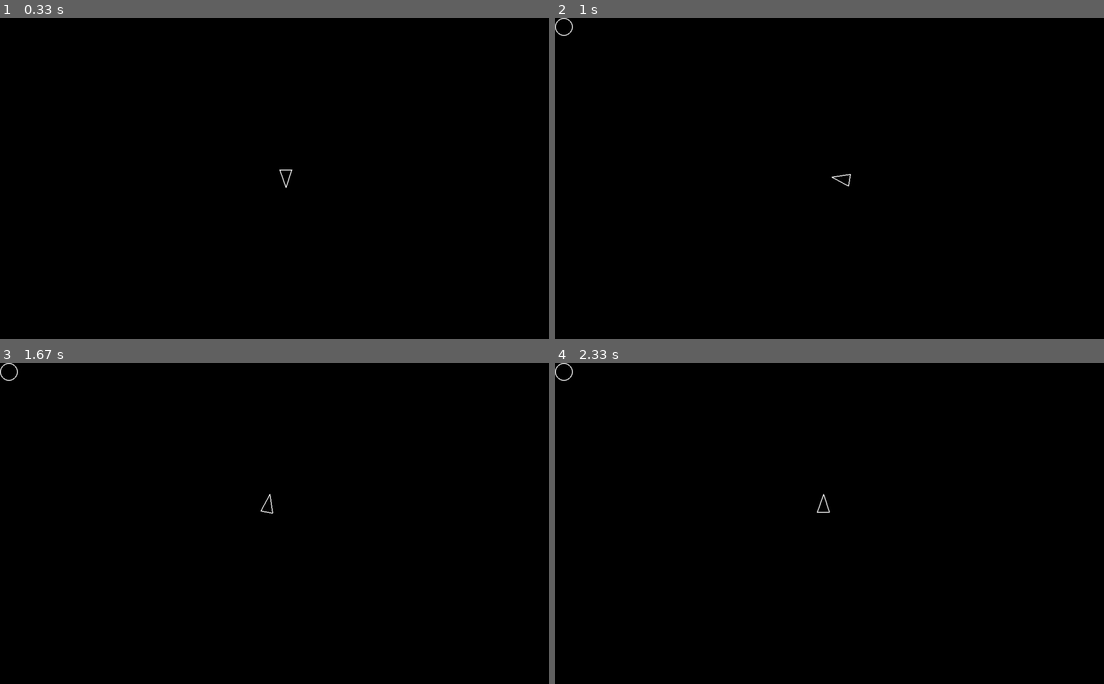
Above: before the commit, frames 1-4 (two rows, left to right).
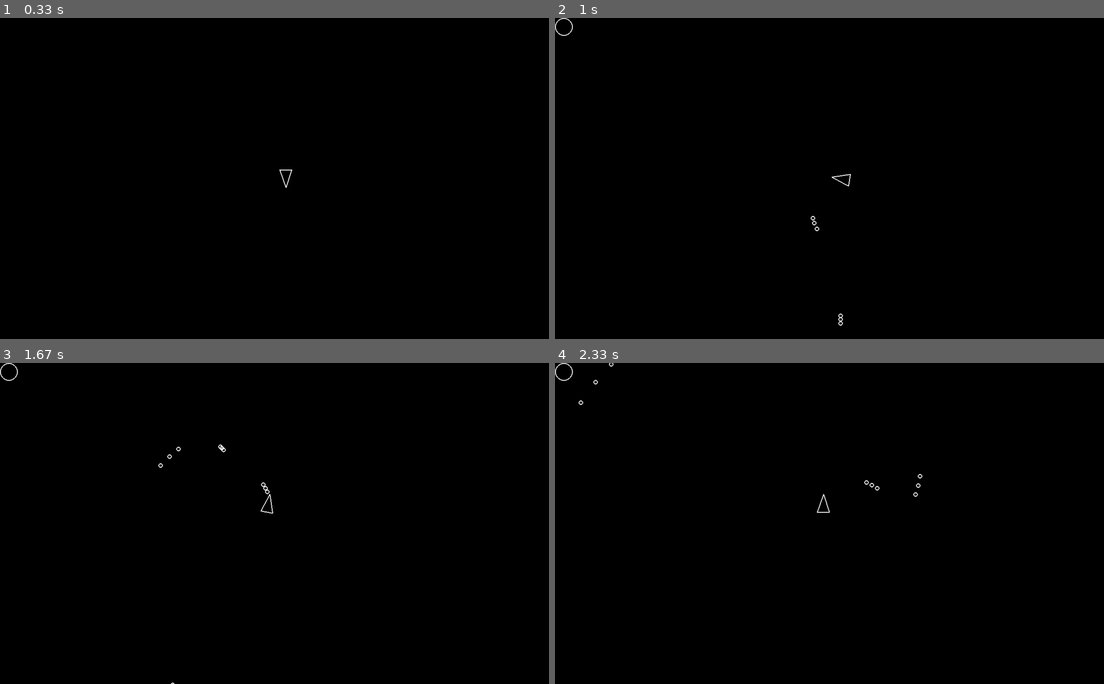
Above: after the commit, the same moments.

Repository: tristanmarsh/asteroids-pygame
Game: pygame game, started from main.py
Same seed, same stepped clock (60 frames per second), same inputs: the game is played once before the commit and once after it.
Inputs:
- Up to frame 1 (0.33 s): no input
- Up to frame 2 (1 s): tap Space at 0.33, 0.73 s; hold Right from 0.67 s (still down)
- Up to frame 3 (1.67 s): tap Space at 1.03, 1.23, 1.57 s; release Right at 1.13 s; hold Up 1.17-1.47 s; hold Right from 1.5 s (still down)
- Up to frame 4 (2.33 s): tap Space at 1.87, 2.07 s; release Right at 1.97 s; hold Left from 2 s (still down)

Frame 1 is identical in both runs. In frame 2, less than 0.1% of the frame differs, in the area x 46-53%, y 61-96%; in frame 3, less than 0.1%; in frame 4, less than 0.1%, in the area x 4-67%, y 0-42%.

Commit message:
fire bullets

Diff:
--- a/constants.py
+++ b/constants.py
@@ -1,11 +1,15 @@
 SCREEN_WIDTH = 1280
 SCREEN_HEIGHT = 720
+LINE_WIDTH = 2
+# Player
 PLAYER_RADIUS = 20
-LINE_WIDTH = 2
 PLAYER_TURN_SPEED = 300
 PLAYER_SPEED = 200
+PLAYER_SHOOT_SPEED = 500
 # Asteroids
 ASTEROID_MIN_RADIUS = 20
 ASTEROID_KINDS = 3
 ASTEROID_SPAWN_RATE_SECONDS = 0.8
 ASTEROID_MAX_RADIUS = ASTEROID_MIN_RADIUS * ASTEROID_KINDS
+# Shot
+SHOT_RADIUS = 5
--- a/main.py
+++ b/main.py
@@ -3,6 +3,7 @@
 from constants import SCREEN_HEIGHT, SCREEN_WIDTH
 from logger import log_state, log_event
 from player import Player
+from shot import Shot
 from asteroidfield import AsteroidField
 from asteroid import Asteroid
 
@@ -21,10 +22,14 @@
     updatable = pygame.sprite.Group()
     drawable = pygame.sprite.Group()
     asteroids = pygame.sprite.Group()
+    shots = pygame.sprite.Group()
 
     # player
     Player.containers = (updatable, drawable)
     player = Player(SCREEN_WIDTH / 2, SCREEN_HEIGHT / 2)
+
+    # shots
+    Shot.containers = (shots, updatable, drawable)
 
     # asteroid
     Asteroid.containers = (asteroids, updatable, drawable)
--- a/player.py
+++ b/player.py
@@ -1,6 +1,13 @@
 from circleshape import CircleShape
-from constants import PLAYER_RADIUS, LINE_WIDTH, PLAYER_TURN_SPEED, PLAYER_SPEED
+from constants import (
+    PLAYER_RADIUS,
+    LINE_WIDTH,
+    PLAYER_TURN_SPEED,
+    PLAYER_SPEED,
+    PLAYER_SHOOT_SPEED,
+)
 import pygame
+from shot import Shot
 
 
 class Player(CircleShape):
@@ -37,8 +44,19 @@
         if keys[pygame.K_s] or keys[pygame.K_DOWN]:
             self.move(-dt)
 
+        if keys[pygame.K_SPACE]:
+            self.shoot()
+
     def move(self, dt):
         unit_vector = pygame.Vector2(0, 1)
         rotated_vector = unit_vector.rotate(self.rotation)
         rotated_with_speed_vector = rotated_vector * PLAYER_SPEED * dt
         self.position += rotated_with_speed_vector
+
+    def shoot(self):
+        shot = Shot(
+            self.position.x,
+            self.position.y,
+            self.rotation,
+            self.velocity,
+        )
--- /dev/null
+++ b/shot.py
@@ -0,0 +1,20 @@
+from circleshape import CircleShape
+import pygame
+from constants import SHOT_RADIUS, LINE_WIDTH, PLAYER_SHOOT_SPEED
+
+
+class Shot(CircleShape):
+    def __init__(self, x: int, y: int, rotation: float, velocity: int):
+        super().__init__(x, y, SHOT_RADIUS)
+        self.position = pygame.Vector2(x, y)
+        self.rotation = rotation
+        self.velocity = velocity
+
+    def update(self, dt):
+        unit_vector = pygame.Vector2(0, 1)
+        rotated_vector = unit_vector.rotate(self.rotation)
+        rotated_vector_with_speed = rotated_vector * PLAYER_SHOOT_SPEED * dt
+        self.position += rotated_vector_with_speed
+
+    def draw(self, screen):
+        pygame.draw.circle(screen, "white", self.position, self.radius, LINE_WIDTH)
